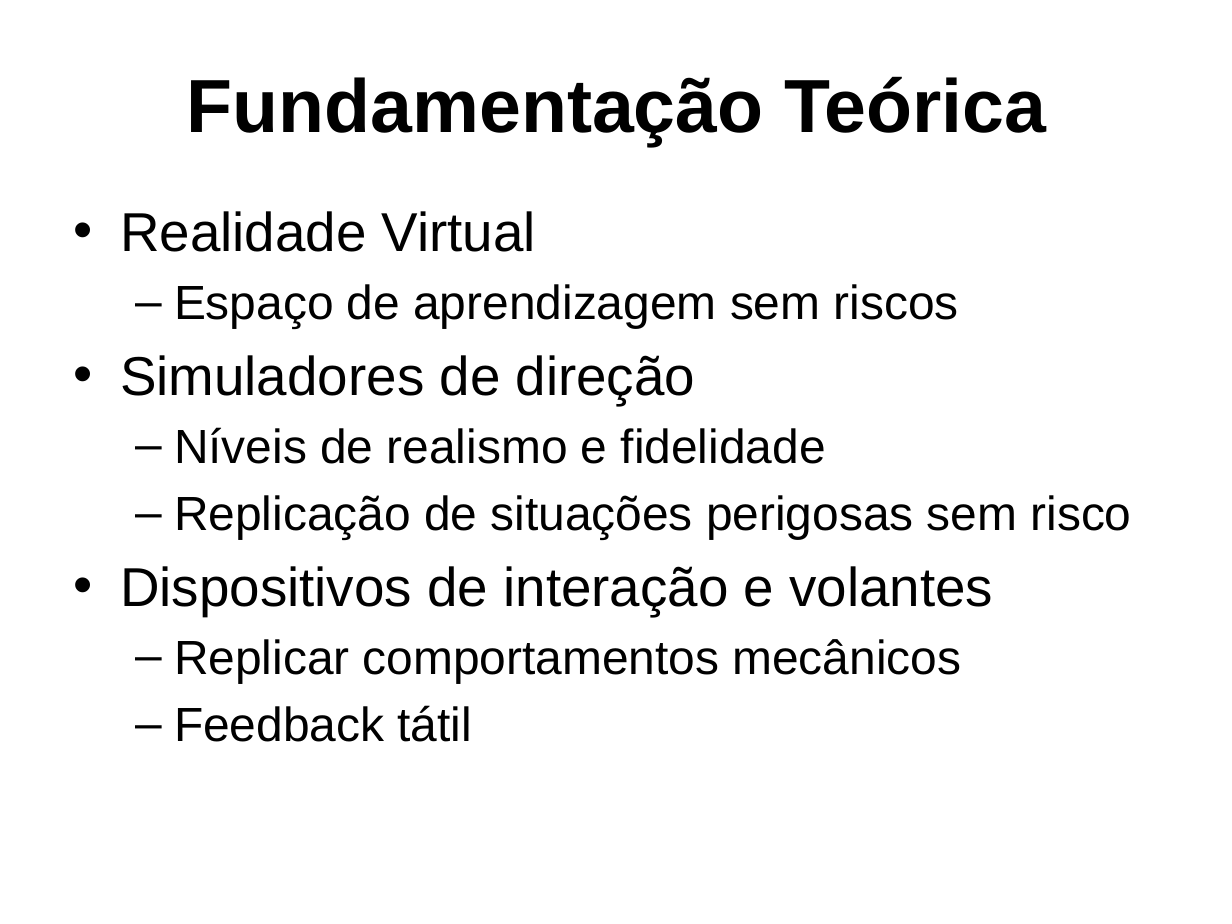
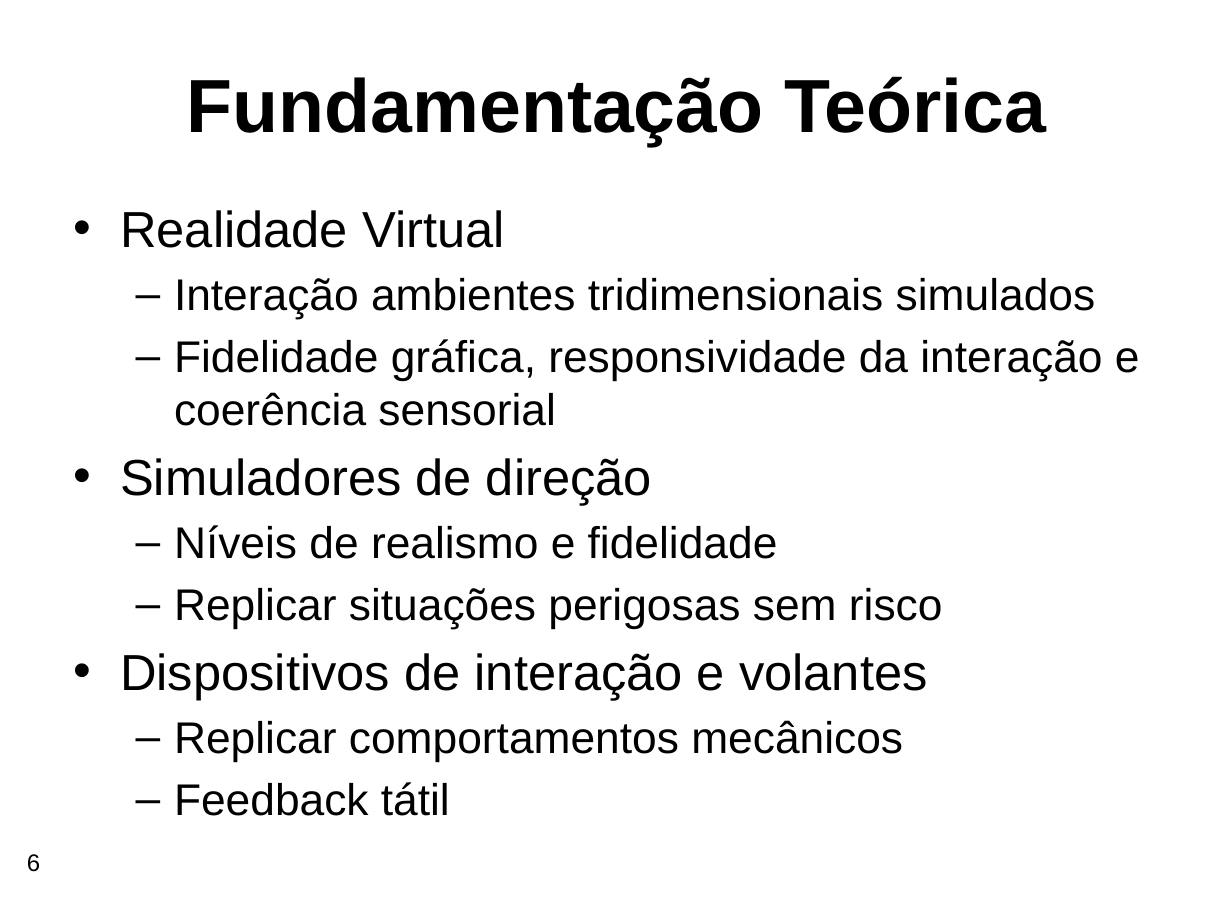
Before and after one commit to gustavobruder/furb-bcc-tcc-2026, a slide deck: slide 6 of Documentos/Apresentacao-TCC-BCC-GustavoBaroniBruder.pptx. Drawn at 1232x924 pixels with LibreOffice and Linux fonts; fonts in the diff are those of the drawing; background and template pictures are left out. Boxes give left, top, right and bottom in pixels: in the first picture for what was removed or moved away, otherwise in the second. Text is boxed around its words. In the diff, an @@ line names an element or a change of style, - is before the commit and + after.

```diff
--- a/Documentos/Apresentacao-TCC-BCC-GustavoBaroniBruder.pptx
+++ b/Documentos/Apresentacao-TCC-BCC-GustavoBaroniBruder.pptx
@@ text at [120,210,928,816]: size 32 to 29.6 pt in "Realidade Virtual", "Simuladores de direção", "Dispositivos de interação e volantes"; size 28 to 25.9 pt in "Níveis de realismo e fidelidade", "Replicar comportamentos mecânicos", "Feedback tátil" @@
@@ text at [174,278,1140,426]: text changed; size 28 to 25.9 pt @@
-  – Espaço de aprendizagem sem riscos
+  – Interação ambientes tridimensionais simulados
+  – Fidelidade gráfica, responsividade da interação e coerência sensorial
@@ text at [174,588,943,629]: text changed; size 28 to 25.9 pt @@
-  – Replicação de situações perigosas sem risco
+  – Replicar situações perigosas sem risco
@@ page number added at [27,854,40,872], 14 pt, text #000000 @@
+6
```
Also in this commit, not shown: 27 other slides changed, 16 slides added, 3 slides removed, 1 other file.
